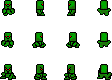
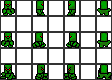
Layer changes from the first 112 × 80 image to the second:
painted on "Layer 5" over [7, 64, 65, 80]
showed "tiles" over [0, 0, 112, 80]
